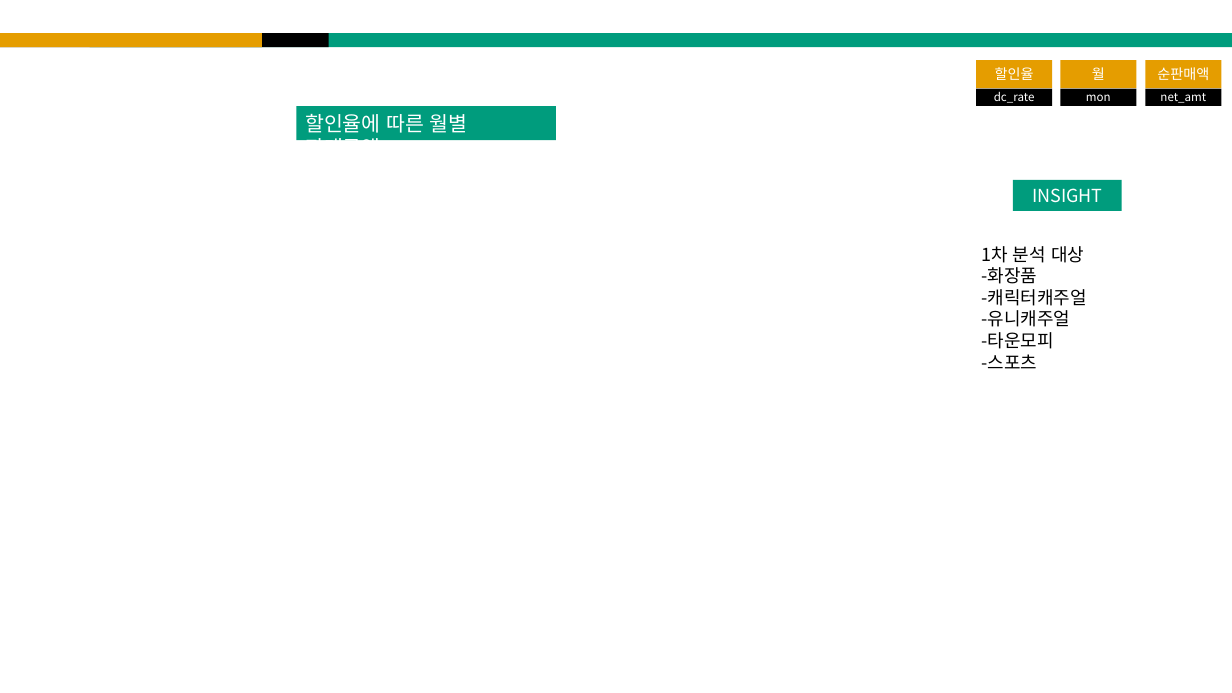
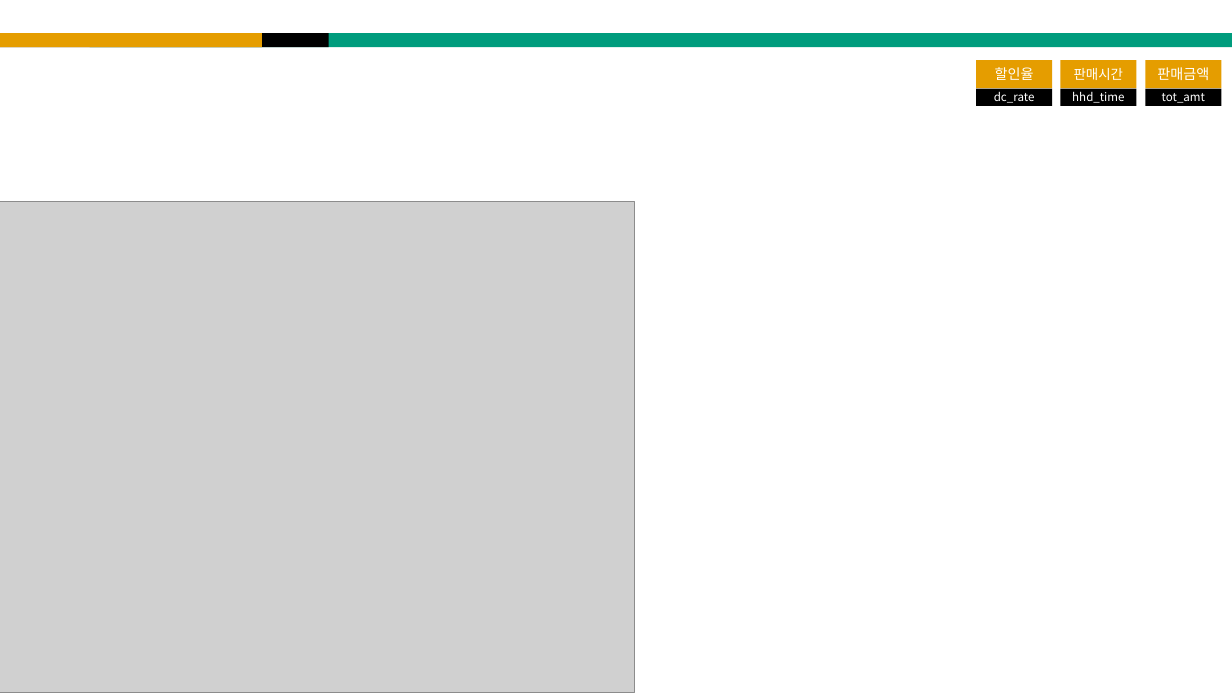
Before and after one commit to horaeng1/Asiae_AI, a slide deck: slide 40 of 1_Code/4_kim/R/BA_Project.pptx (slide 30 before the commit). Drawn at 1232x693 pixels with LibreOffice and Linux fonts; fonts in the diff are those of the drawing; grey boxes stand for pictures. Boxes give left, top, right and bottom in pixels: in the first picture for what was removed or moved away, otherwise in the second. Text is boxed around its words. In the diff, an @@ line names an element or a change of style, - is before the commit and + after.

```diff
--- a/1_Code/4_kim/R/BA_Project.pptx
+++ b/1_Code/4_kim/R/BA_Project.pptx
@@ text in rectangle at bbox=[1074, 68, 1123, 80]: text changed; size 11 to 10.5 pt @@
-월
+판매시간
@@ text in rectangle at bbox=[1157, 67, 1209, 80]: text changed @@
-순판매액
+판매금액
@@ rectangle removed at bbox=[297, 106, 556, 140] @@
-할인율에 따른 월별 판매금액
@@ text in rectangle at bbox=[1072, 91, 1124, 103]: text changed @@
-mon
+hhd_time
@@ text in rectangle at bbox=[1162, 93, 1205, 103]: text changed @@
-net_amt
+tot_amt
@@ picture added at bbox=[0, 201, 634, 693] @@
@@ rectangle removed at bbox=[1013, 180, 1122, 212] @@
-INSIGHT
@@ text removed at bbox=[981, 246, 1087, 369] @@
-1차 분석 대상
--화장품
--캐릭터캐주얼
--유니캐주얼
--타운모피
--스포츠
```
Also in this commit, not shown: 9 other slides changed, 11 slides added, 3 slides removed, 2 other files.
